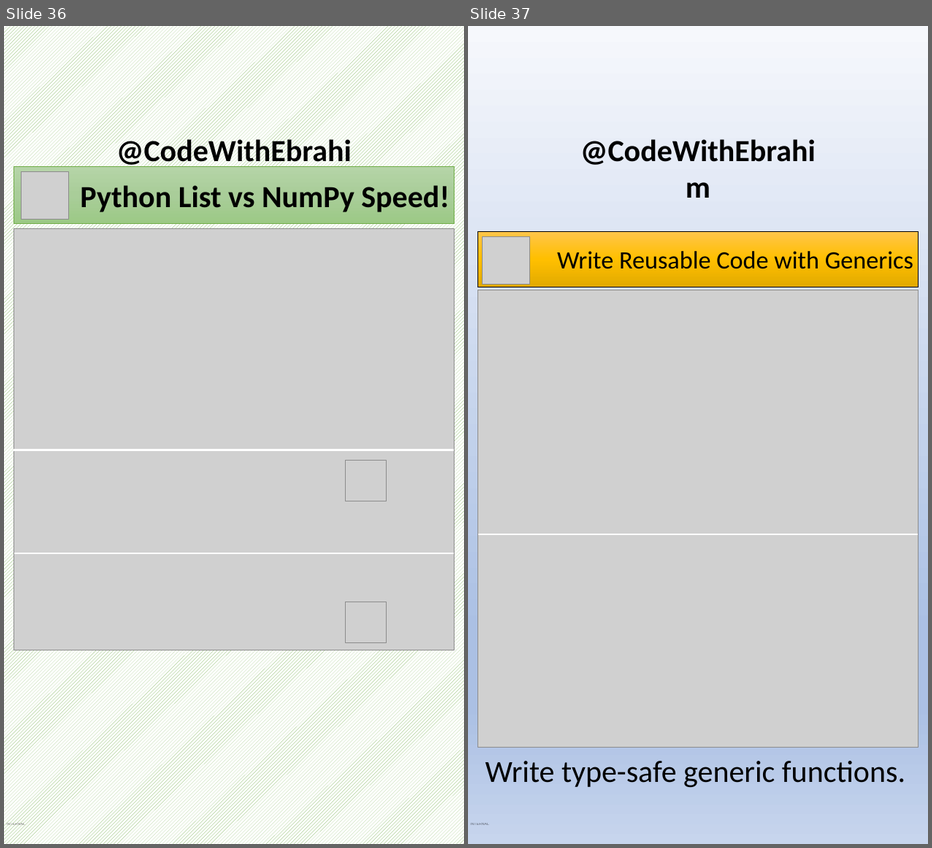
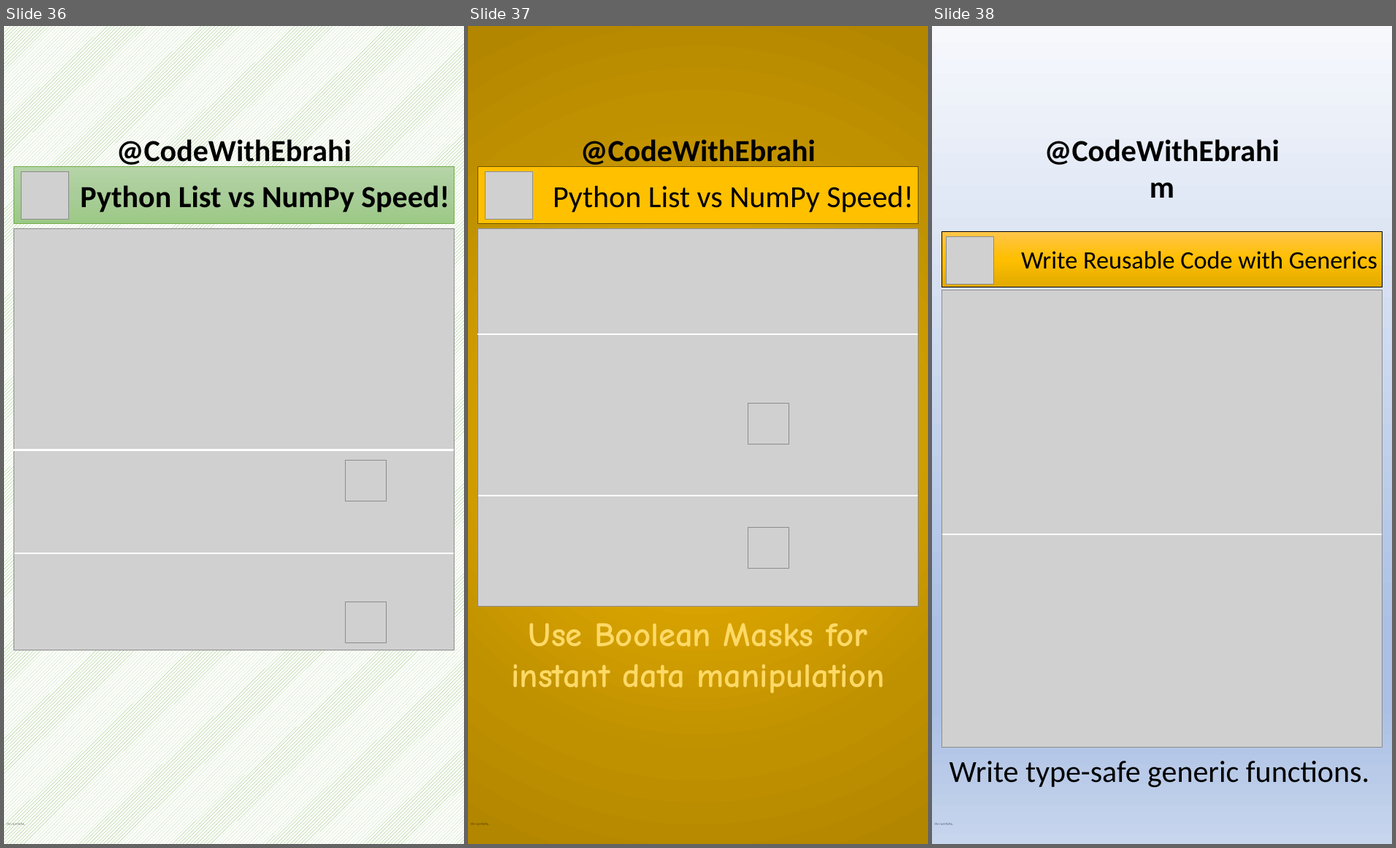
Before and after one commit to ebrahimsalehi1/python_codes, a slide deck: assets/images.pptx. Shown side by side, each under a label of ours: slides 36 and 37 before the commit, slides 36, 37 and 38 after it. The pictures are 932x848 and 1396x848 pixels, drawn with LibreOffice and Linux fonts; fonts in the diff are those of the drawing; grey boxes stand for pictures; background and template pictures are left out. Boxes give left, top, right and bottom in pixels: in the first picture for what was removed or moved away, otherwise in the second. Text is boxed around its words. In the diff, an @@ line names an element or a change of style, - is before the commit and + after.

```diff
--- a/assets/images.pptx
+++ b/assets/images.pptx
@@ slide 37 added at bbox=[468, 26, 928, 844], background gradient #E3AB00 to #BF9000 to #B28600; not listed: 2 template elements that a slide beside it also shows @@
@@ rectangle added at bbox=[477, 166, 918, 223], fill #FFC000, outline #705400 1 pt, 54 pt, text #000000 @@
+Python List vs NumPy Speed!
@@ picture added at bbox=[486, 171, 532, 219] @@
@@ picture added at bbox=[477, 228, 918, 606] @@
@@ line added from (477, 334) to (917, 334), #FFFFFF 3 pt @@
@@ picture added at bbox=[748, 403, 788, 444] @@
@@ line added from (477, 495) to (918, 495), #FFFFFF 3 pt @@
@@ picture added at bbox=[748, 527, 788, 568] @@
@@ text added at bbox=[511, 622, 885, 693], 60 pt, text gradient #FFC000 to #FFD966 to #FFF2CC, bold @@
+Use Boolean Masks for instant data manipulation
@@ what was slide 37 is now slide 38 @@
```
Also in this commit, not shown: 2 other files.
